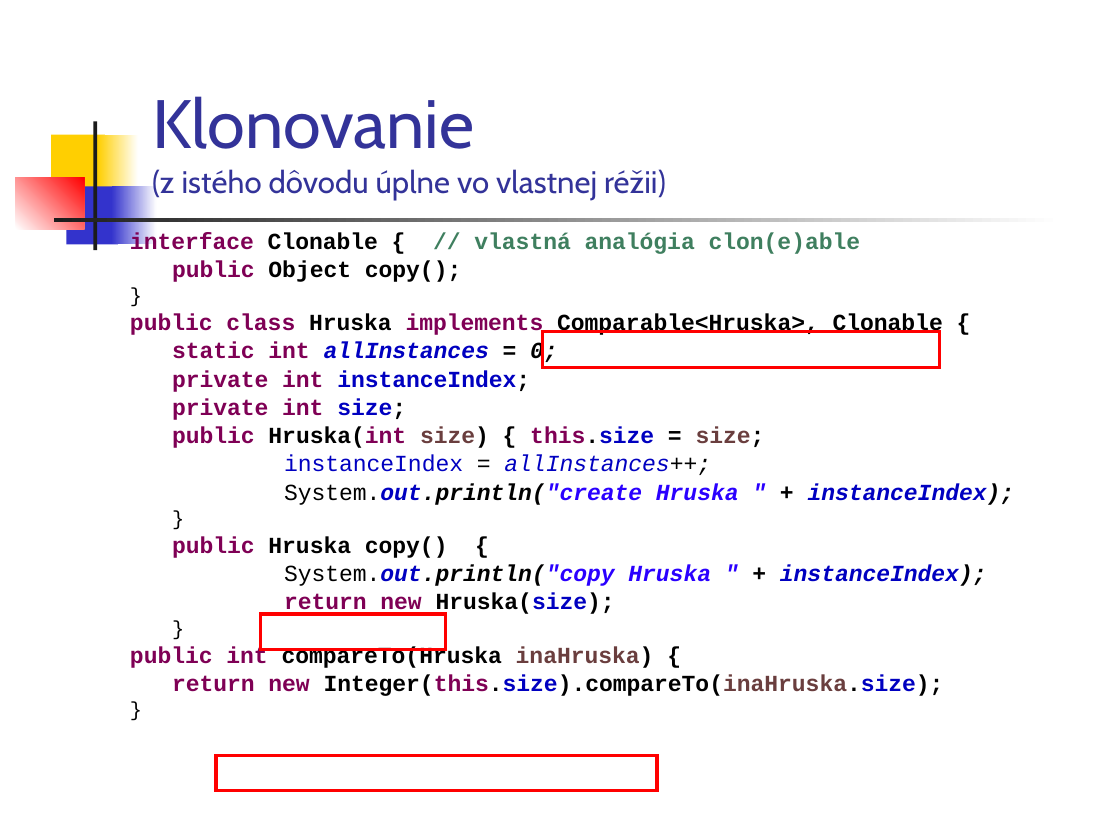
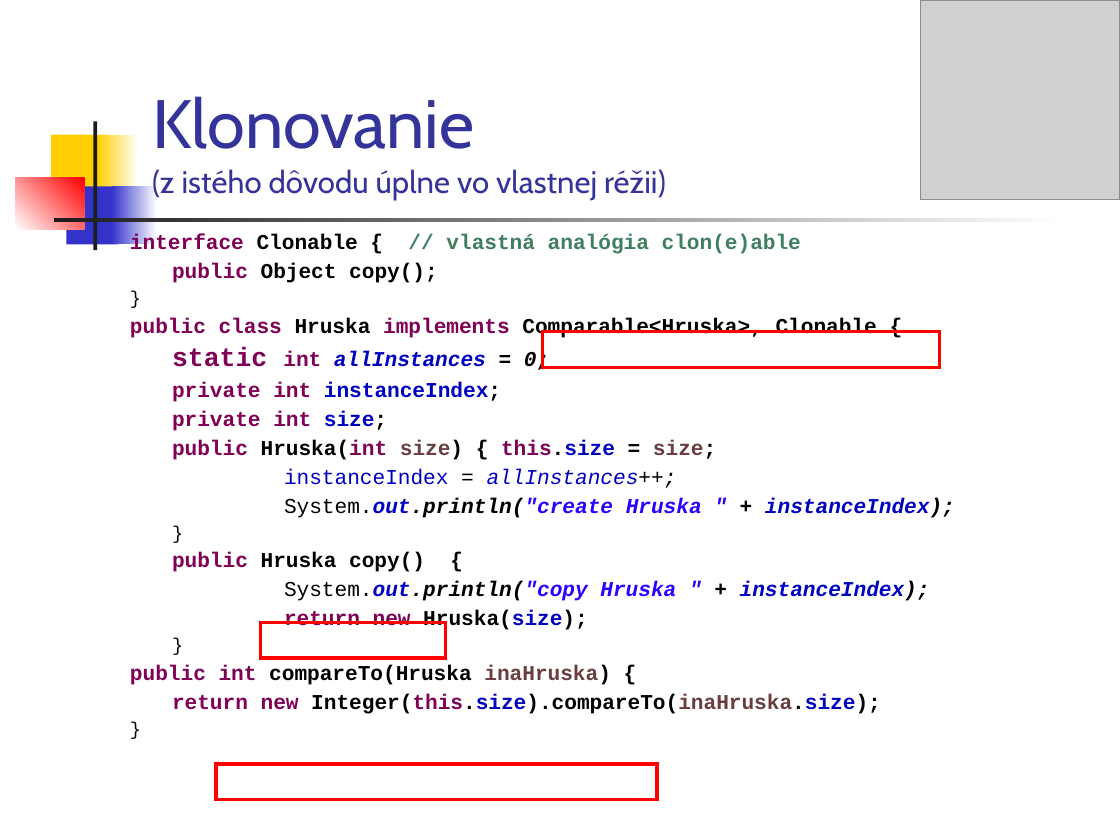
Before and after one commit to Programovanie4/Prednasky, a slide deck: slide 15 of 06/06_java_intro.ppt. Drawn at 1120x840 pixels with LibreOffice and Linux fonts; fonts in the diff are those of the drawing; grey boxes stand for pictures. Boxes give left, top, right and bottom in pixels: in the first picture for what was removed or moved away, otherwise in the second. Text is boxed around its words. In the diff, an @@ line names an element or a change of style, - is before the commit and + after.

```diff
--- a/06/06_java_intro.ppt
+++ b/06/06_java_intro.ppt
@@ picture added at bbox=[921, 0, 1120, 199] @@
@@ text "interface Clonable { // vlastná ..." at bbox=[130, 234, 955, 714]: size 14.8 to 13.6 pt; size 12.9 to 11.9 pt in "}", "}", "}", "}"; size 14.8 to 17 pt in "static"; line spacing 0.8 to 0.9 @@
@@ rectangle: place and size @@
-rectangle at bbox=[260, 614, 445, 648]
+rectangle at bbox=[260, 623, 445, 657]
@@ rectangle: place and size @@
-rectangle at bbox=[216, 755, 657, 790]
+rectangle at bbox=[216, 764, 657, 799]
```
Also in this commit, not shown: 8 other slides changed, 3 other files.
